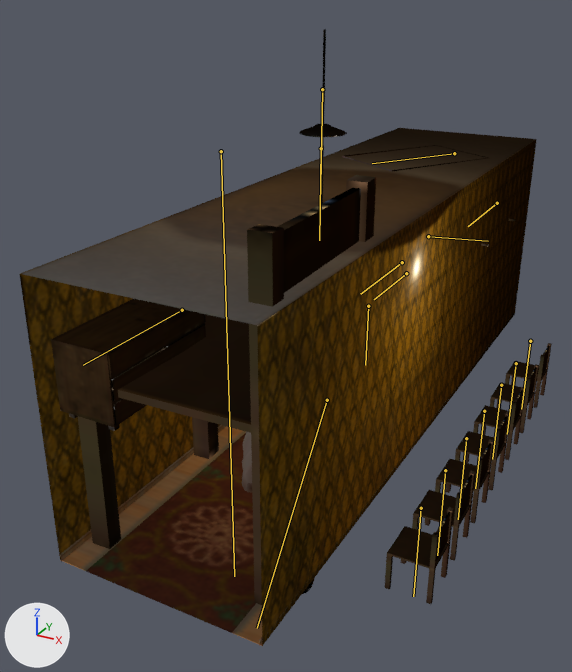
Before and after pictures for a commit that changed the Blender file asset_source_22/corridorpaintedbaked4.blend.
Rendered twice from a 50 mm camera at (67.6, -205.2, 64.8) aimed at (-10.0, -64.2, -5.7). Every picture has the same lights, and +X, +Y and +Z are marked at lower left. Both versions are drawn at frame 3 of the action 'ArmatureAction'; the numbers are the values there. The bones that bend it are drawn over the model as lines.
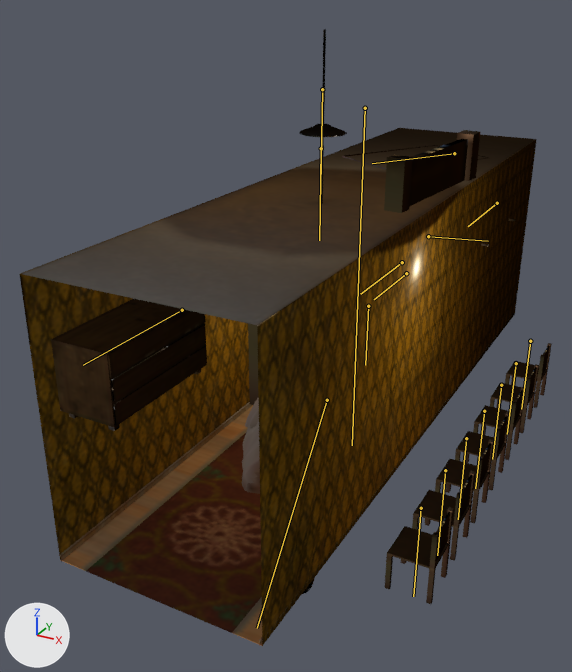
What differs and where, as boxes (x1, y1, x2, y2) in the pictures (572 x 672 px):
```json
{"object": "Cube", "change": "posed", "before": [20, 29, 552, 646], "after": [20, 29, 552, 646]}
{"bone": "Chair1", "before": "(221, 151) to (234, 576)", "after": "(365, 108) to (352, 445)"}
```

Scene script edits in JSON lines:
```json
{"block": "bone_chair1", "where": "bone_chair1 = bpy.data.objects['Armature'].pose.bones['Chair1']  # child of 'Corr'"}
{"op": "set", "path": "bone_chair1.location", "old": "(15.3, -53.3, -11.6)", "new": "(15.3, -53.3, -66.9)"}
{"op": "set", "path": "bone_chair1.rotation_quaternion", "old": "(1.0, 0.0, -0.015, 0.0)", "new": "(0.999, 0.0, 0.047, 0.0)", "note": "degrees (0, -2, 0) -> degrees (0, 5, 0)"}
```
